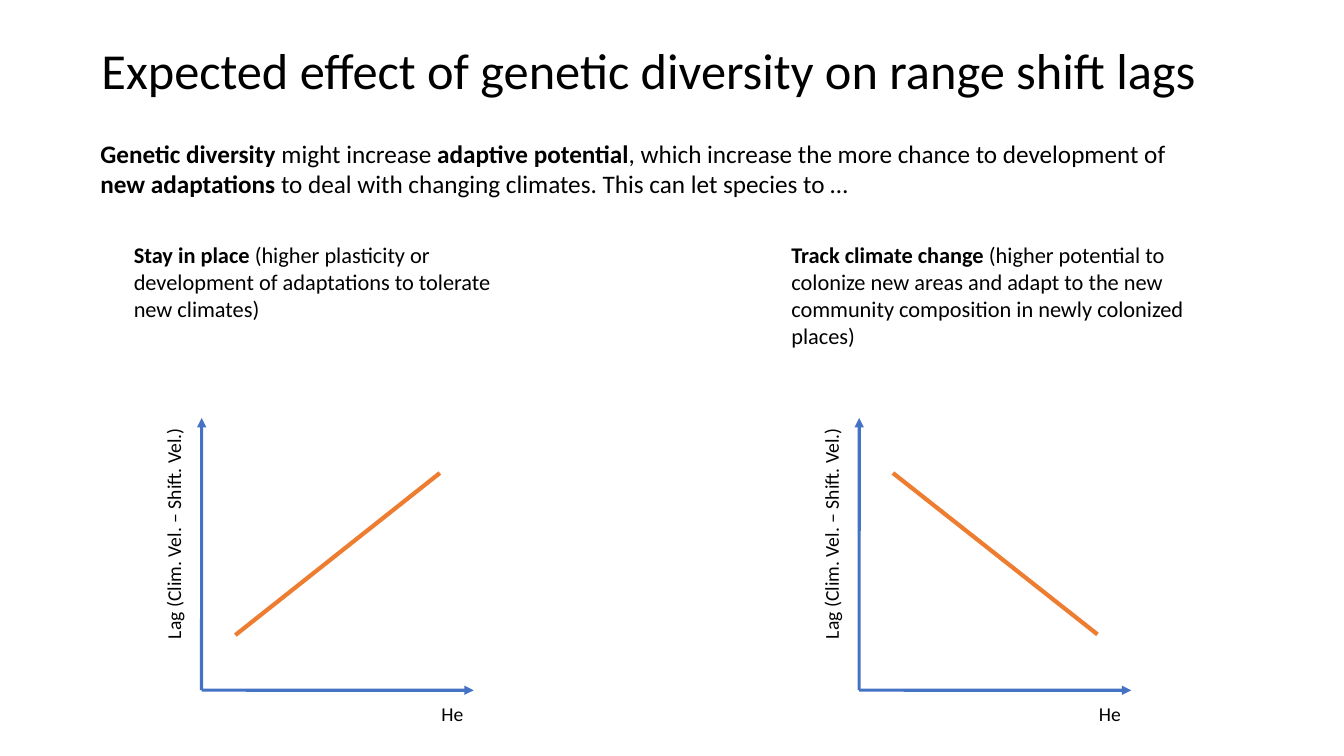
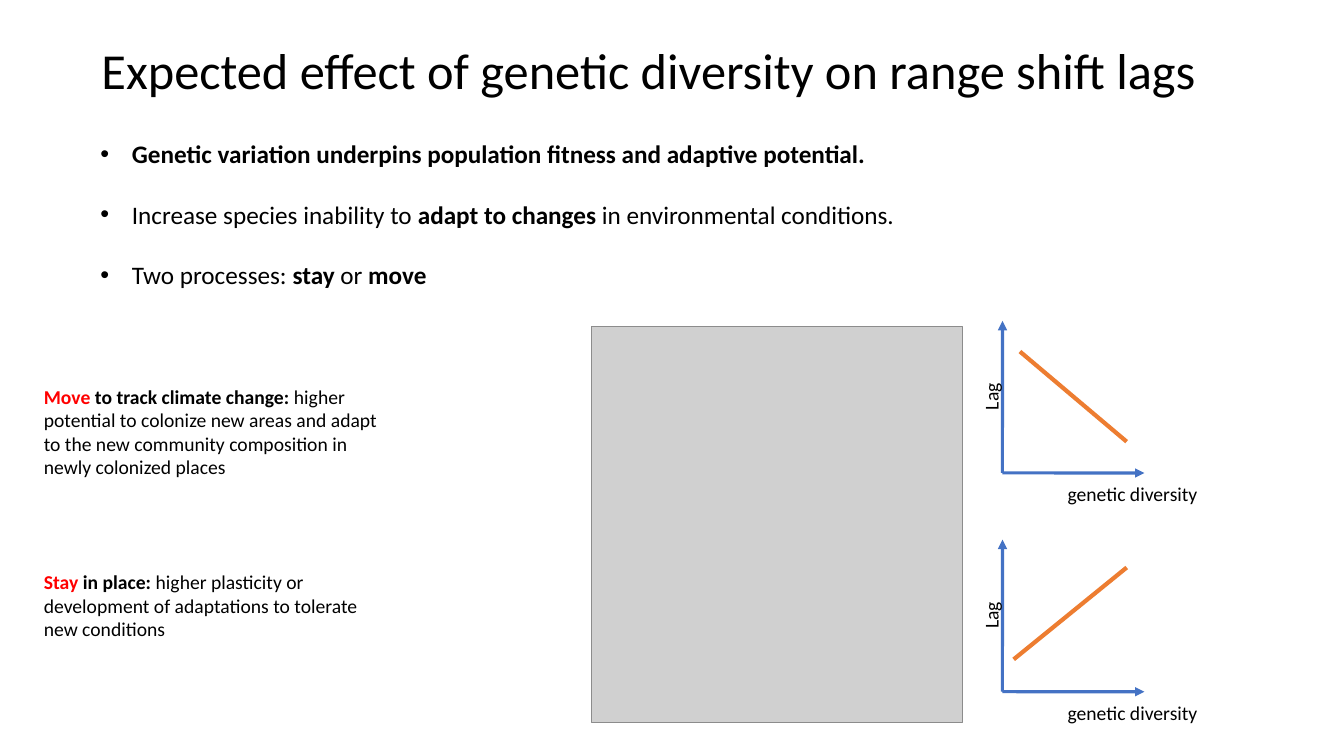
Before and after one commit to Bioshifts/genetic_diversity_range_shifts, a slide deck: slide 4 of Velocity_vs_rangeshift.ppt (slide 1 before the commit). Drawn at 1344x756 pixels with LibreOffice and Linux fonts; fonts in the diff are those of the drawing; grey boxes stand for pictures. Boxes give left, top, right and bottom in pixels: in the first picture for what was removed or moved away, otherwise in the second. Text is boxed around its words. In the diff, an @@ line names an element or a change of style, - is before the commit and + after.

```diff
--- a/Velocity_vs_rangeshift.ppt
+++ b/Velocity_vs_rangeshift.ppt
@@ text removed at (100,145,1165,198) @@
-Genetic diversity might increase adaptive potential, which increase the more chance to development of new adaptations to deal with changing climates. This can let species to …
@@ text added at (132,145,894,288), 18 pt, text #000000, bold @@
+• Genetic variation underpins population fitness and adaptive potential.
+• Increase species inability to adapt to changes in environmental conditions.
+• Two processes: stay or move
@@ picture added at (591,326,962,722) @@
@@ text at (44,390,377,477): text changed; size 16 to 14 pt @@
-Track climate change (higher potential to colonize new areas and adapt to the new community composition in newly colonized places)
+Move to track climate change: higher potential to colonize new areas and adapt to the new community composition in newly colonized places
@@ arrow removed from (201, 690) to (201, 418) @@
@@ text removed at (163,431,187,638) @@
-Lag (Clim. Vel. – Shift. Vel.)
@@ text removed at (820,431,844,638) @@
-Lag (Clim. Vel. – Shift. Vel.)
@@ line removed from (236, 635) to (439, 473) @@
@@ group added at (980,320,1197,505): 2 arrows, 2 texts, 1 line @@
+Lag
+genetic diversity
@@ arrow moved from (858, 690) - (859, 418) to (1002, 691) - (1002, 539) @@
@@ line moved from (893, 473) - (1097, 634) to (1014, 659) - (1126, 567) @@
@@ text at (44,575,357,636): text changed; size 16 to 14 pt @@
-Stay in place (higher plasticity or development of adaptations to tolerate new climates)
+Stay in place: higher plasticity or development of adaptations to tolerate new conditions
@@ text added at (980,604,1004,629), 14 pt, text #000000 @@
+Lag
@@ arrow removed from (201, 690) to (474, 690) @@
@@ text removed at (441,708,463,721) @@
-He
@@ arrow moved from (858, 690) - (1130, 690) to (1002, 691) - (1144, 691) @@
@@ text added at (1068,706,1197,724), 14 pt, text #000000 @@
+genetic diversity
@@ text removed at (1099,708,1121,721) @@
-He
```
Also in this commit, not shown: 14 other slides changed, 32 slides added, 10 slides removed, 2 other files.
